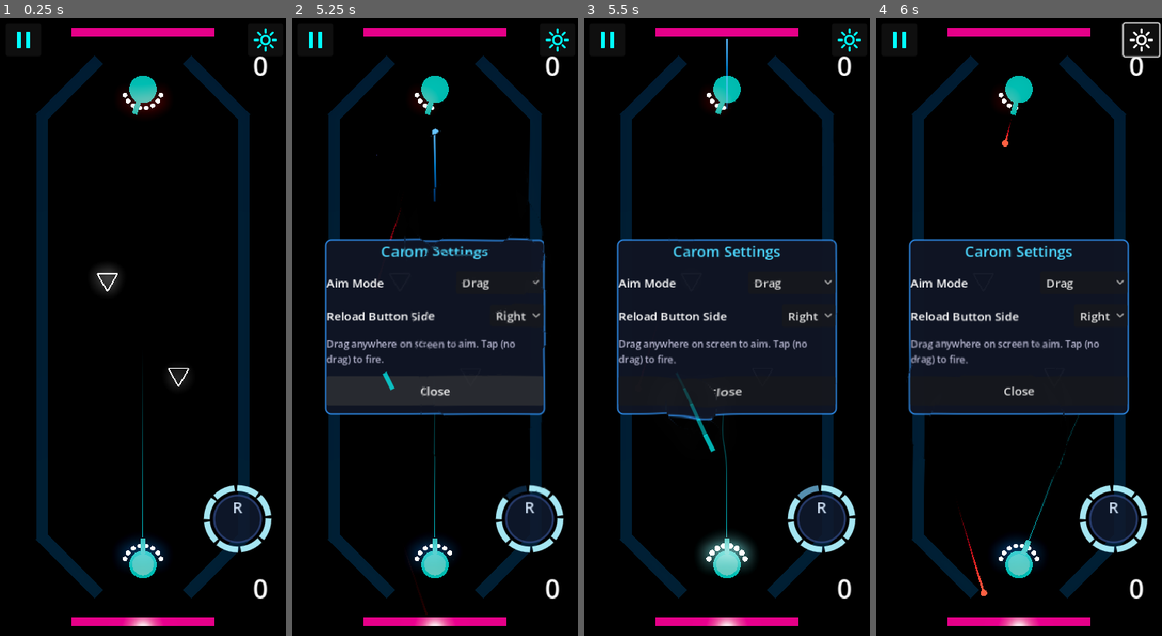
Above: before the commit, frames 1-4 (left to right).
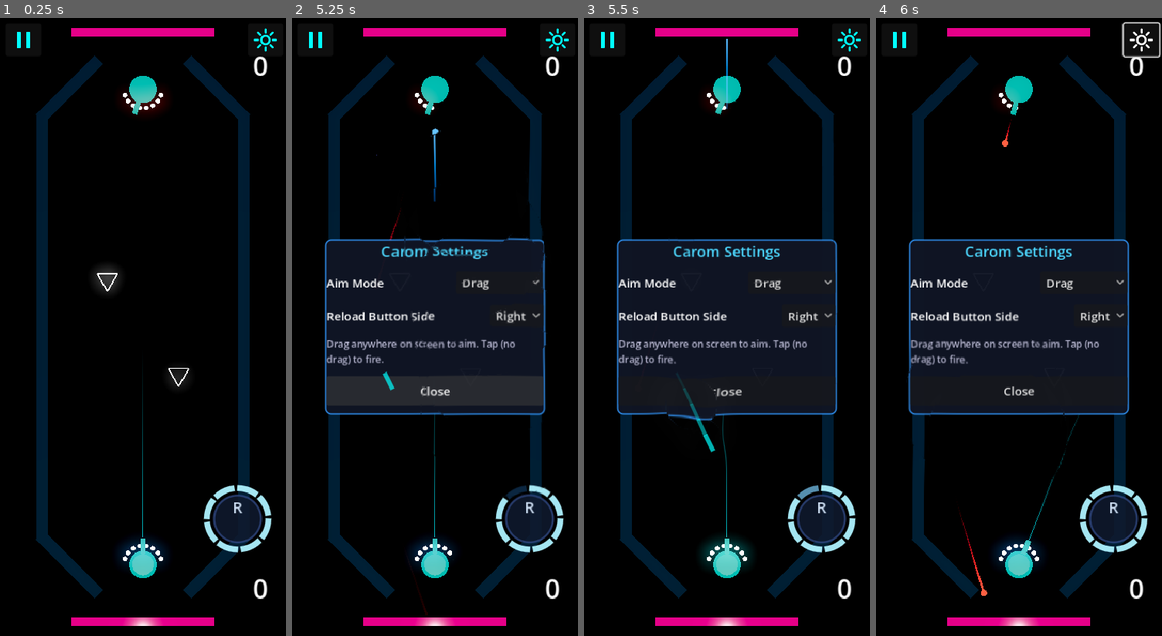
Above: after the commit, the same moments.

Repository: mchambers-mojang/sweet-vinegar-games
Game: Godot game, scene res://carom/scenes/carom_arena.tscn
The game is run twice, just before and just after one commit, with the same random seed, the same clock (stepped at 60 frames per second) and the same inputs. This scene is started directly instead of the project's main scene.
Inputs (mouse positions are in pixels of both pictures, inside the frame that each line leads up to):
- Up to frame 1 (0.25 s): no input
- Up to frame 2 (5.25 s): click (314, 42) at 0.5 s; click "Resume" at 1.25 s; click (557, 42) at 2 s; click "Drag" at 2.75 s; click "Right" at 3.5 s; tap Enter (ui_accept) at 4.25 s; drag from (529, 518) to (463, 191) at 4.27 s; drag from (377, 357) to (420, 450) at 5.02 s
- Up to frame 3 (5.5 s): no input
- Up to frame 4 (6 s): move the mouse to (1047, 191) at 5.77 s; hold Right (ui_right) from 5.78 s (still down); tap Ctrl at 5.85 s

Frames 1-2 are identical in both runs. In frame 3, 0.5% of the frame differs, in the area x 41-58%, y 82-90%; in frame 4, nothing differs.

Commit message:
revert(carom): restore original reload pulse intensity
Reload pulse was fine as-is — revert the unnecessary boost.

Co-authored-by: Copilot <223556219+Copilot@users.noreply.github.com>

Diff:
--- a/carom/scripts/carom_turret.gd
+++ b/carom/scripts/carom_turret.gd
@@ -333,9 +333,9 @@
 		var mat := indicator.material_override as StandardMaterial3D
 		if mat == null:
 			continue
-		# Emission spike: 4.0 -> 20.0 over 0.05s, then ease back to 4.0 over 0.4s
-		_pulse_tween.tween_property(mat, "emission_energy_multiplier", 20.0, 0.05)
-		_pulse_tween.tween_property(mat, "emission_energy_multiplier", 4.0, 0.4).set_delay(0.05)
-		# Scale bounce: 1.0 -> 1.6 -> 1.0 over 0.3s
-		_pulse_tween.tween_property(indicator, "scale", Vector3(1.6, 1.6, 1.6), 0.1)
-		_pulse_tween.tween_property(indicator, "scale", Vector3.ONE, 0.2).set_delay(0.1)
+		# Emission spike: 4.0 -> 12.0 over 0.05s, then ease back to 4.0 over 0.3s
+		_pulse_tween.tween_property(mat, "emission_energy_multiplier", 12.0, 0.05)
+		_pulse_tween.tween_property(mat, "emission_energy_multiplier", 4.0, 0.3).set_delay(0.05)
+		# Scale bounce: 1.0 -> 1.3 -> 1.0 over 0.2s
+		_pulse_tween.tween_property(indicator, "scale", Vector3(1.3, 1.3, 1.3), 0.08)
+		_pulse_tween.tween_property(indicator, "scale", Vector3.ONE, 0.12).set_delay(0.08)
